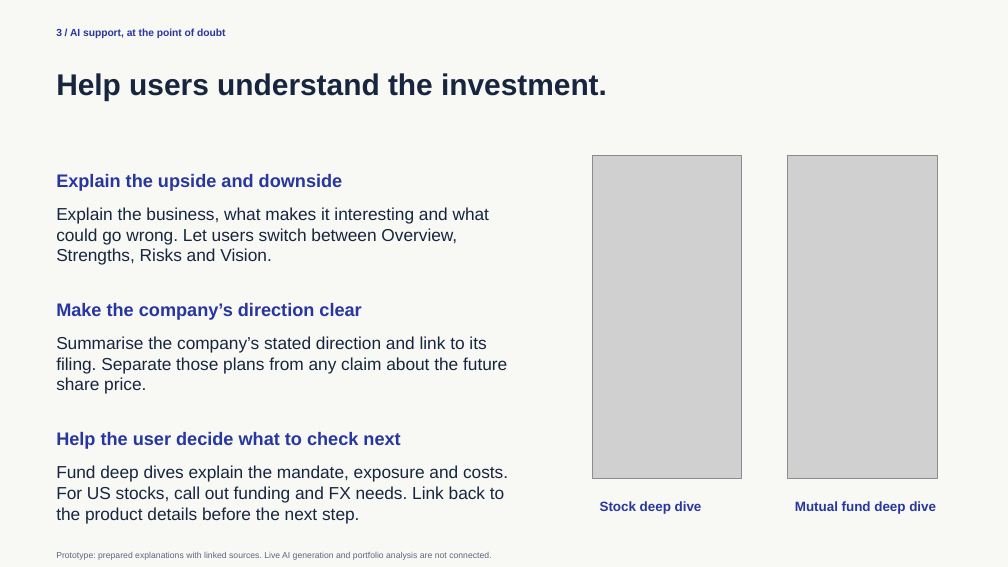
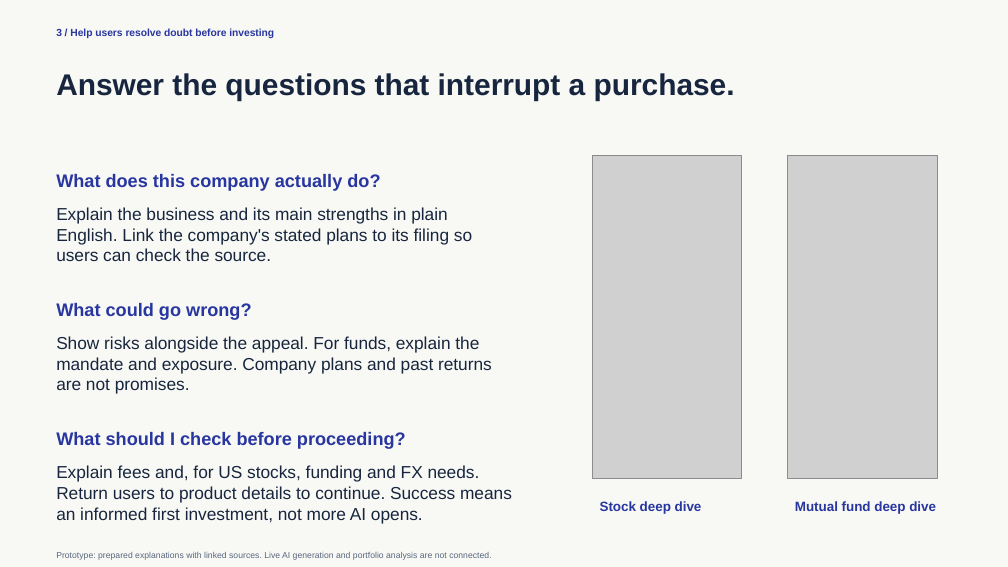
Before and after one commit to sd7souvik007-svg/ionic_Ui, a slide deck: slide 3 of deliverables/Ionic-Exclusives-Final.pptx. Drawn at 1008x567 pixels with LibreOffice and Linux fonts; fonts in the diff are those of the drawing; grey boxes stand for pictures. Boxes give left, top, right and bottom in pixels: in the first picture for what was removed or moved away, otherwise in the second. Text is boxed around its words. In the diff, an @@ line names an element or a change of style, - is before the commit and + after.

Commit message:
Sharpen product narrative with original shelf evidence and decision support

```diff
--- a/deliverables/Ionic-Exclusives-Final.pptx
+++ b/deliverables/Ionic-Exclusives-Final.pptx
@@ text at (56, 28, 274, 38): text changed @@
-3 / AI support, at the point of doubt
+3 / Help users resolve doubt before investing
@@ text at (56, 73, 735, 100): text changed @@
-Help users understand the investment.
+Answer the questions that interrupt a purchase.
@@ text at (56, 174, 380, 191): text changed @@
-Explain the upside and downside
+What does this company actually do?
@@ text at (56, 207, 472, 261): text changed @@
-Explain the business, what makes it interesting and what could go wrong. Let users switch between Overview, Strengths, Risks and Vision.
+Explain the business and its main strengths in plain English. Link the company's stated plans to its filing so users can check the source.
@@ text at (56, 303, 251, 320): text changed @@
-Make the company’s direction clear
+What could go wrong?
@@ text at (56, 336, 492, 394): text changed @@
-Summarise the company’s stated direction and link to its filing. Separate those plans from any claim about the future share price.
+Show risks alongside the appeal. For funds, explain the mandate and exposure. Company plans and past returns are not promises.
@@ text at (56, 432, 406, 449): text changed @@
-Help the user decide what to check next
+What should I check before proceeding?
@@ text at (56, 465, 512, 523): text changed @@
-Fund deep dives explain the mandate, exposure and costs. For US stocks, call out funding and FX needs. Link back to the product details before the next step.
+Explain fees and, for US stocks, funding and FX needs. Return users to product details to continue. Success means an informed first investment, not more AI opens.
```
Also in this commit, not shown: 1 other slide changed, 1 slide added, 1 slide removed, 2 other files.
